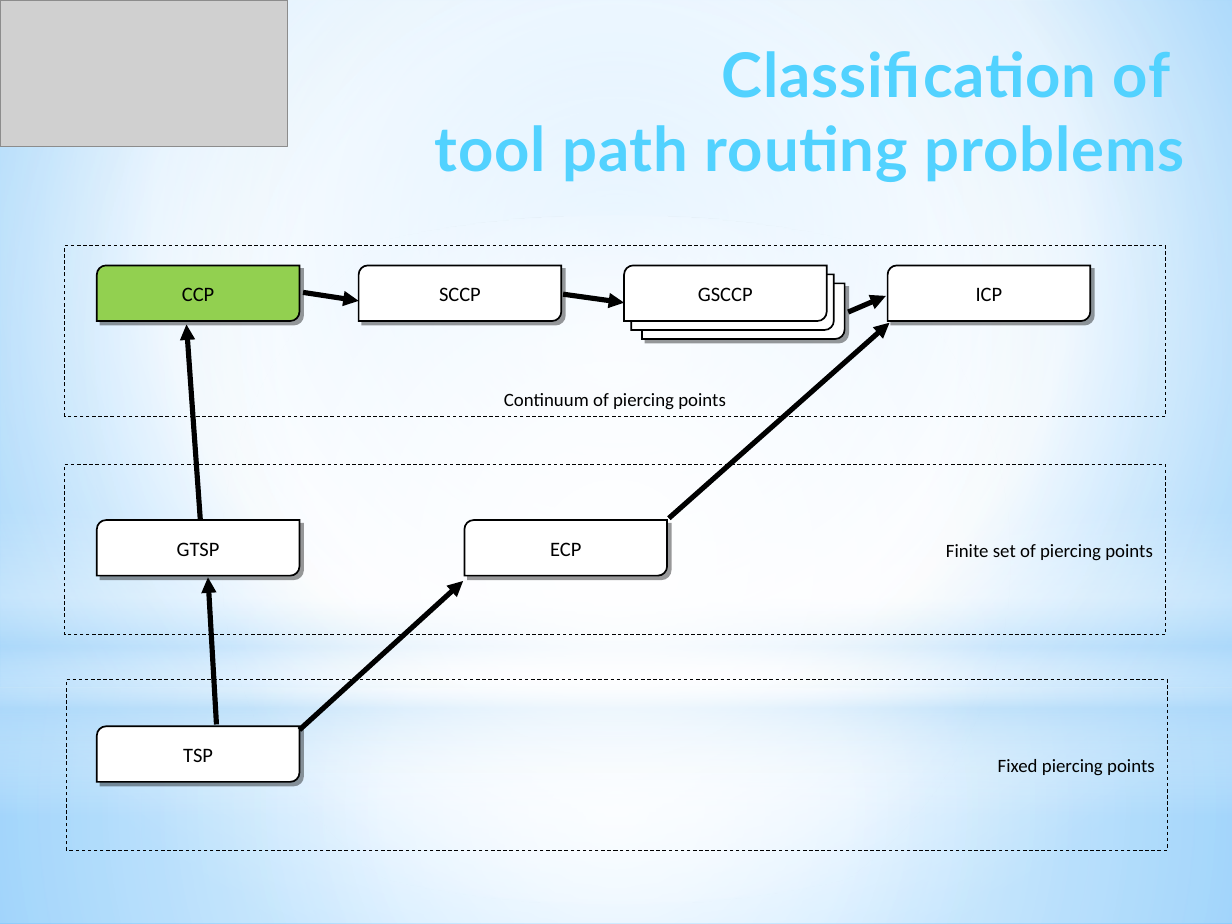
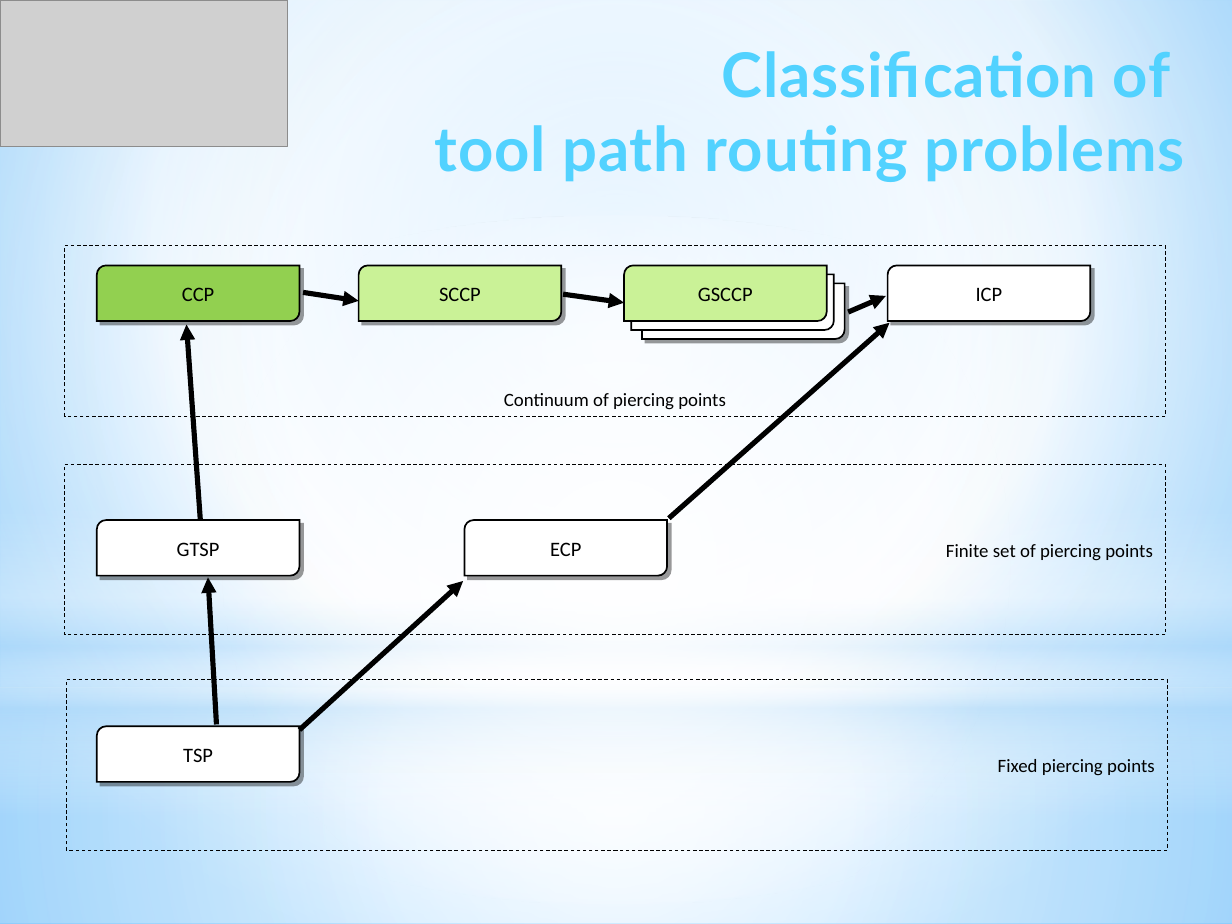
Before and after one commit to ukoloff/LaTeX, a slide deck: slide 4 of Optima2020/pptx/Report.pptx. Drawn at 1232x924 pixels with LibreOffice and Linux fonts; fonts in the diff are those of the drawing; grey boxes stand for pictures. Boxes give left, top, right and bottom in pixels: in the first picture for what was removed or moved away, otherwise in the second. Text is boxed around its words. In the diff, an @@ line names an element or a change of style, - is before the commit and + after.

```diff
--- a/Optima2020/pptx/Report.pptx
+++ b/Optima2020/pptx/Report.pptx
@@ freeform shape "SCCP" at box(359, 265, 561, 320): fill #FFFFFF to #CAF297 @@
@@ freeform shape "GSCCP" at box(625, 265, 827, 320): fill #FFFFFF to #CAF297 @@
```
Also in this commit, not shown: 3 other slides changed, 5 slides added.
